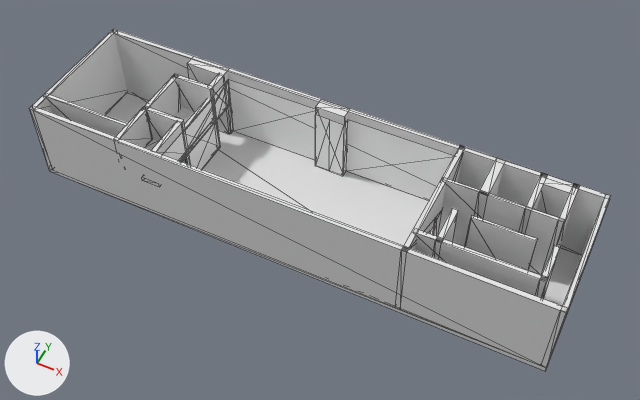
Renders of the glTF model public/240_west_37th_projection.glb from each side of a commit.
Before and after are seen from a 50 mm lens placed at (47.9, -92.3, 118.9), pointed at (2.4, -1.2, 5.0). Every picture has the same lights, and +X, +Y and +Z are marked at lower left. The picture after the commit comes second. Mesh edges are drawn as thin lines.
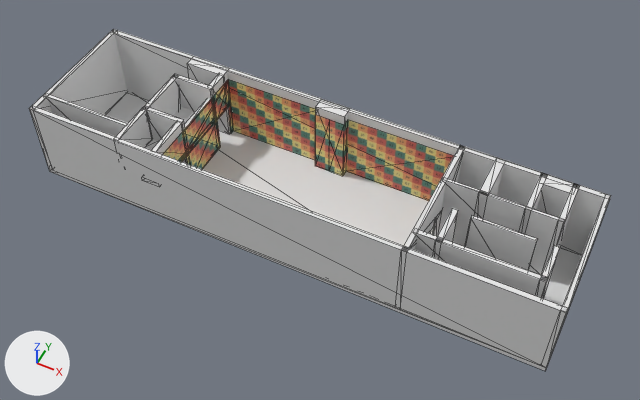
Where the change shows, as pixel boxes (x1, y1, x2, y2) in the pictures (640 x 400 px):
```json
{"object": "projection_walls", "change": "surface changed", "before": [163, 79, 454, 235], "after": [163, 79, 454, 235], "on screen": "darker"}
```

Scene script edits in JSON lines:
```json
{"op": "add", "block": "img_test_pattern", "code": ["img_test_pattern = load_image('test-pattern', '_unpacked/test-pattern', 1024, 1024, 'sRGB')"]}
{"op": "remove", "block": "mat_projection_test_pattern_material", "code": "mat_projection_test_pattern_material.base_color = (1.0, 1.0, 1.0)  # white #ffffff"}
{"op": "add", "block": "mat_projection_test_pattern_material", "code": "mat_projection_test_pattern_material.texture = img_test_pattern"}
```
